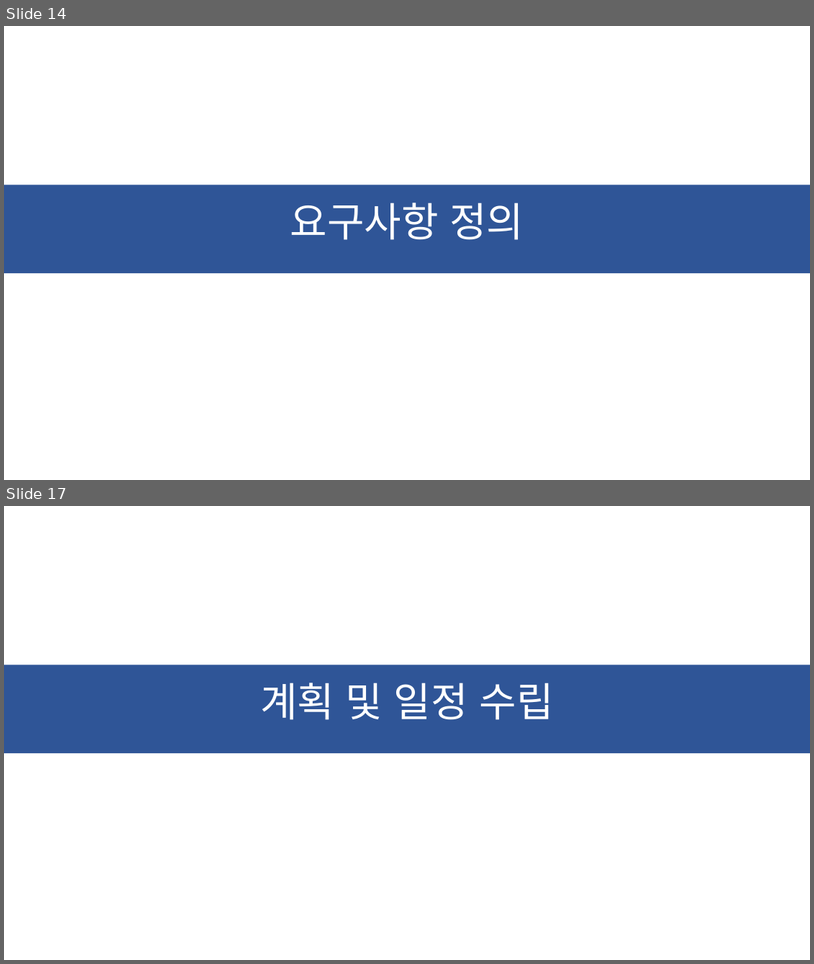
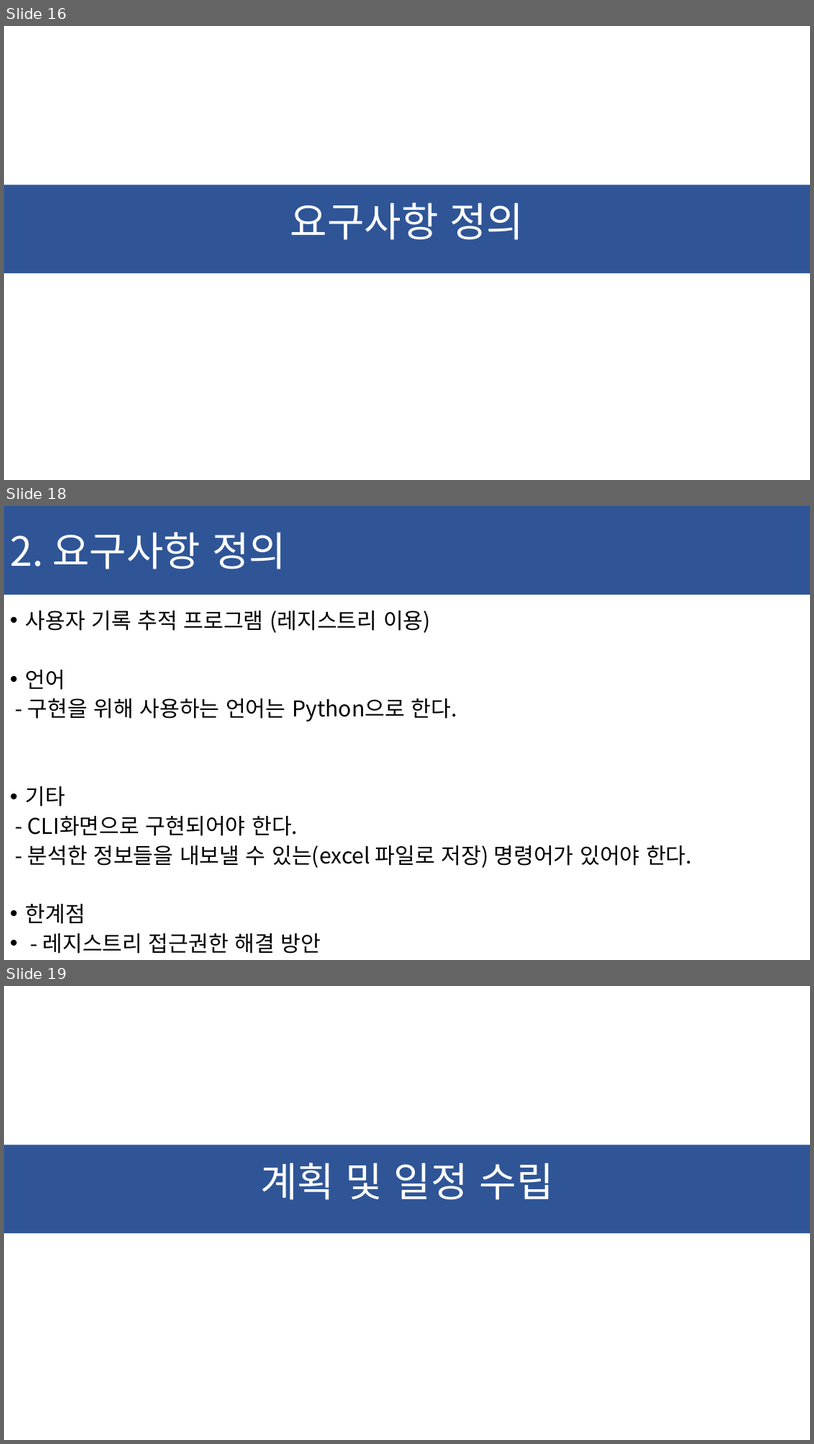
Before and after one commit to ChaeSung-Lee/DJ_InternShip, a slide deck: 2021_Summer/jp.hong/Project_BnD_jph.pptx. Shown one above the other, each under a label of ours: slides 14 and 17 before the commit, slides 16, 18 and 19 after it; the slides between them are not shown. The pictures are 814x964 and 814x1444 pixels, drawn with LibreOffice and Linux fonts; fonts in the diff are those of the drawing. Boxes give left, top, right and bottom in pixels: in the first picture for what was removed or moved away, otherwise in the second. Text is boxed around its words. In the diff, an @@ line names an element or a change of style, - is before the commit and + after.

```diff
--- a/2021_Summer/jp.hong/Project_BnD_jph.pptx
+++ b/2021_Summer/jp.hong/Project_BnD_jph.pptx
@@ slide 18 added at [4, 506, 810, 960], background #FFFFFF @@
@@ rectangle added at [4, 506, 810, 595], fill #2F5597, 48 pt, text #FFFFFF @@
+2. 요구사항 정의
@@ text added at [25, 610, 692, 953], 25.9 pt, text #000000 @@
+• 사용자 기록 추적 프로그램 (레지스트리 이용)
+• 언어
+- 구현을 위해 사용하는 언어는 Python으로 한다.
+• 기타
+- CLI화면으로 구현되어야 한다.
+- 분석한 정보들을 내보낼 수 있는(excel 파일로 저장) 명령어가 있어야 한다.
+• 한계점
+• - 레지스트리 접근권한 해결 방안
@@ what was slide 14 is now slide 16 @@
@@ what was slide 17 is now slide 19 @@
```
Also in this commit, not shown: 3 slides changed, 2 other slides added.
